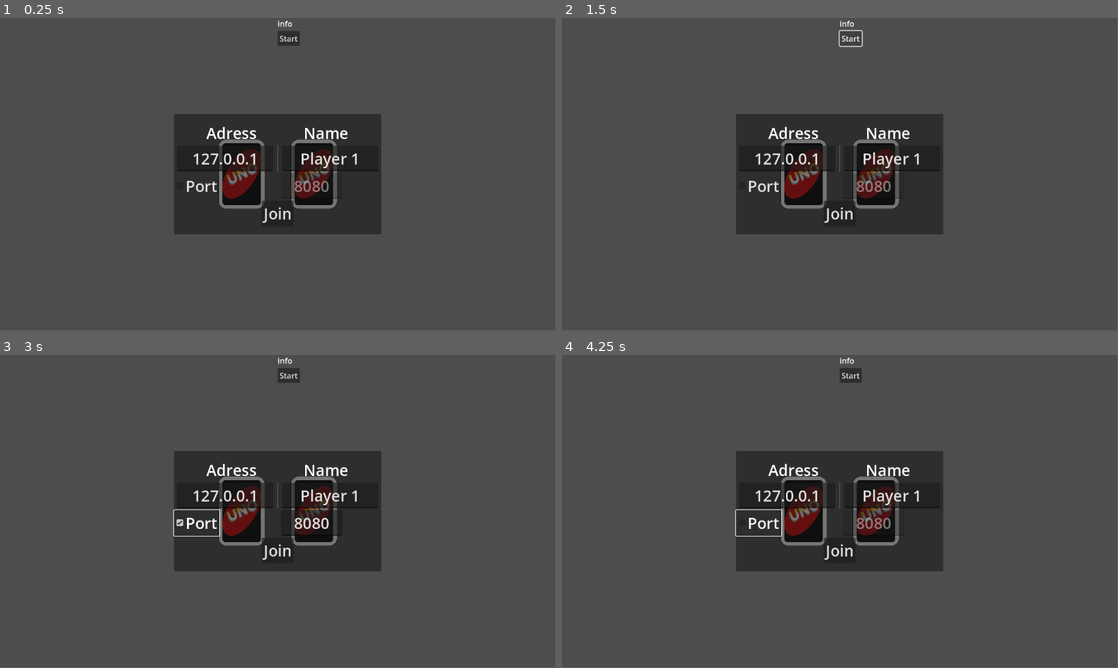
Above: before the commit, frames 1-4 (two rows, left to right).
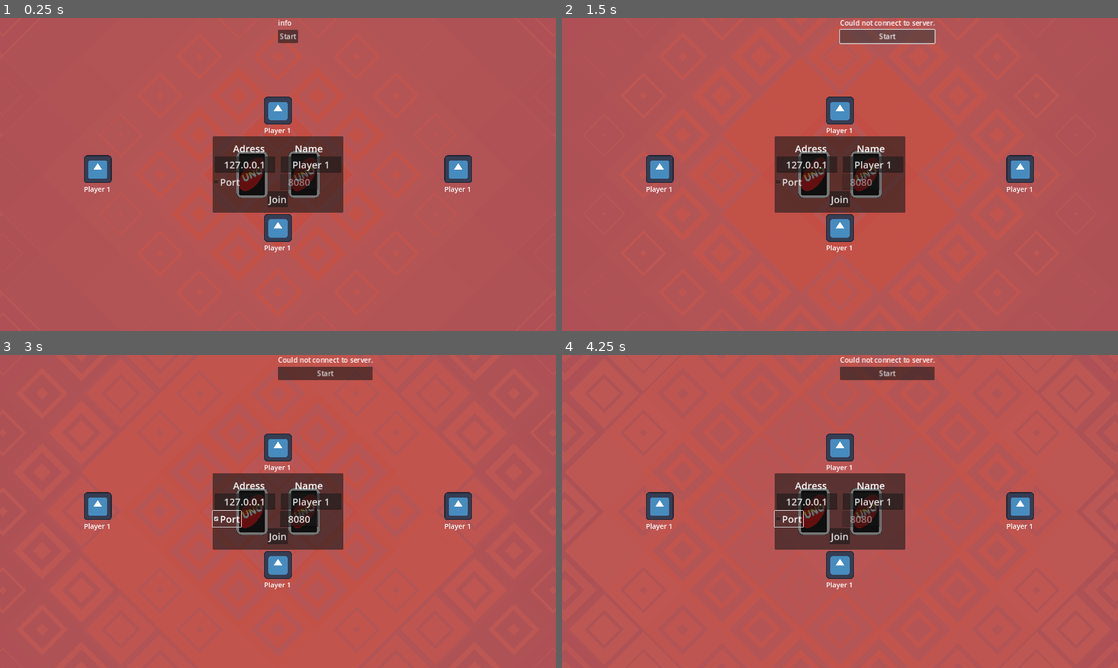
Above: after the commit, the same moments.

Repository: krunkske/Uno-Godot
Game: Godot game, scene res://scenes/main.tscn
Same seed, same stepped clock (60 frames per second), same inputs: the game is played once before the commit and once after it. The engine's default icon, where the game draws it, is replaced by a stand-in: a white triangle on a blue panel in a dark square.
Inputs:
- Up to frame 1 (0.25 s): no input
- Up to frame 2 (1.5 s): click "Join" at 0.5 s; click "Start" at 1.25 s
- Up to frame 3 (3 s): click "Start" at 2 s; click "Port" at 2.75 s
- Up to frame 4 (4.25 s): click "Port" at 3.5 s
In our replay, the window is 799x449 before the commit and 800x450 after it. These sizes can differ from the game's own. Grey fills any space a smaller window leaves; there, only what the larger window draws over its background counts as a difference.

The runs differ from the first frame. In frame 1, 98% of the frame differs, in the area x 0-100%, y 0-100%; in frame 2, 98%; in frame 3, 98%; in frame 4, 98%.
Error before the commit: Invalid access to property or key 'top_gui' on a base object of type 'Node (Aload.gd)'. (res://scripts/singe_scripts/lobby_ui.gd:32)

Commit message:
first web build and functional game

Diff:
--- /dev/null
+++ b/uno/assets/shaders/background.gdshader
@@ -0,0 +1,38 @@
+shader_type canvas_item;
+
+void fragment() {
+    float aspect = (1.0 / SCREEN_PIXEL_SIZE).y / (1.0 / SCREEN_PIXEL_SIZE).x;
+    float value;
+    vec2 uv = FRAGCOORD.xy.xy / (1.0 / SCREEN_PIXEL_SIZE).x;
+    uv -= vec2(0.5, 0.5 * aspect);
+
+    float rot = radians(45.0);
+    float s = sin(rot);
+    float c = cos(rot);
+
+    float newX = uv.x * c - uv.y * s;
+    float newY = uv.x * s + uv.y * c;
+
+    uv = vec2(newX, newY);
+
+    uv += vec2(0.5, 0.5 * aspect);
+    uv.y += 0.5 * (1.0 - aspect);
+
+    vec2 pos = 10.0 * uv;
+    vec2 rep = fract(pos);
+    float dist = 2.0 * min(min(rep.x, 1.0 - rep.x), min(rep.y, 1.0 - rep.y));
+    float squareDist = length((floor(pos) + vec2(0.5)) - vec2(5.0));
+
+    float edge = sin(TIME/2.0 - squareDist * 0.5) * 0.5 + 0.5;
+    edge = (TIME/2.0 - squareDist * 0.5) * 0.5;
+    edge = 2.0 * fract(edge * 0.5);
+
+    value = fract(dist * 2.0);
+    value = mix(value, 1.0 - value, step(1.0, edge));
+    edge = pow(abs(1.0 - edge), 2.0);
+    value = smoothstep(edge - 0.05, edge, 0.95 * value);
+    value += squareDist * 0.2;
+
+    COLOR = mix(vec4(1.0, 1.0, 1.0, 1.0), vec4(0.5, 0.75, 1.0, 1.0), value);
+    COLOR.a = 0.1 * clamp(value, 0.0, 1.0);
+}
--- a/uno/project.godot
+++ b/uno/project.godot
@@ -23,7 +23,11 @@
 
 [display]
 
+window/size/viewport_width=1280
+window/size/viewport_height=720
 window/size/resizable=false
+window/stretch/mode="canvas_items"
+window/stretch/aspect="expand"
 
 [input]
 
@@ -36,3 +40,8 @@
 [layer_names]
 
 2d_render/layer_2="focused_card"
+
+[rendering]
+
+renderer/rendering_method="gl_compatibility"
+renderer/rendering_method.mobile="gl_compatibility"
--- a/uno/scenes/main.tscn
+++ b/uno/scenes/main.tscn
@@ -1,43 +1,75 @@
-[gd_scene load_steps=8 format=3 uid="uid://mavmups1w1rr"]
+[gd_scene load_steps=13 format=3 uid="uid://mavmups1w1rr"]
 
 [ext_resource type="Script" path="res://scripts/main_scripts/main.gd" id="1_lwx3j"]
+[ext_resource type="Shader" path="res://assets/shaders/background.gdshader" id="2_a1og4"]
 [ext_resource type="PackedScene" uid="uid://w4k43bp3ecot" path="res://scenes/pile_up.tscn" id="2_fsj4h"]
 [ext_resource type="PackedScene" uid="uid://bqgxagm81ux1" path="res://scenes/pile_down.tscn" id="2_t8fnk"]
 [ext_resource type="PackedScene" uid="uid://bxp7oom05334p" path="res://scenes/player_deck.tscn" id="2_uhpk0"]
+[ext_resource type="PackedScene" uid="uid://k8dpwqw0blmc" path="res://scenes/win_screen.tscn" id="5_gwy4j"]
 [ext_resource type="PackedScene" uid="uid://c0pm8x4sewfic" path="res://scenes/lobby_ui.tscn" id="5_r7eh0"]
 [ext_resource type="PackedScene" uid="uid://bjktxdg7x3ico" path="res://scenes/info_gui.tscn" id="6_25lth"]
 [ext_resource type="PackedScene" uid="uid://p5mjswomuwe4" path="res://scenes/color_switch_menu.tscn" id="7_t7xh8"]
+[ext_resource type="PackedScene" uid="uid://bd41hcfe6l32x" path="res://scenes/ui/player_icon.tscn" id="10_olps8"]
+
+[sub_resource type="ShaderMaterial" id="ShaderMaterial_hyl6w"]
+shader = ExtResource("2_a1og4")
+
+[sub_resource type="CanvasTexture" id="CanvasTexture_11rs5"]
 
 [node name="main" type="Node"]
 script = ExtResource("1_lwx3j")
 
+[node name="ColorRect" type="ColorRect" parent="."]
+anchors_preset = 15
+anchor_right = 1.0
+anchor_bottom = 1.0
+grow_horizontal = 2
+grow_vertical = 2
+color = Color(1, 0.298039, 0.239216, 0.654902)
+
+[node name="TextureRect" type="TextureRect" parent="."]
+material = SubResource("ShaderMaterial_hyl6w")
+anchors_preset = 15
+anchor_right = 1.0
+anchor_bottom = 1.0
+grow_horizontal = 2
+grow_vertical = 2
+texture = SubResource("CanvasTexture_11rs5")
+
 [node name="player1_deck" parent="." instance=ExtResource("2_uhpk0")]
 position = Vector2(609, 537)
+scale = Vector2(0.3, 0.3)
 my_cards = true
 
 [node name="player2_deck" parent="." instance=ExtResource("2_uhpk0")]
 position = Vector2(119, 302)
 rotation = 1.57607
+scale = Vector2(0.3, 0.3)
 
 [node name="player3_deck" parent="." instance=ExtResource("2_uhpk0")]
 position = Vector2(601, 98)
 rotation = -1.55882
+scale = Vector2(0.3, 0.3)
 
 [node name="player4_deck" parent="." instance=ExtResource("2_uhpk0")]
 position = Vector2(993, 327)
 rotation = -3.12565
+scale = Vector2(0.3, 0.3)
 
 [node name="pile_down" parent="." instance=ExtResource("2_t8fnk")]
 position = Vector2(550, 293)
-scale = Vector2(0.4, 0.4)
+scale = Vector2(0.3, 0.3)
 
 [node name="pile_up" parent="." instance=ExtResource("2_fsj4h")]
 position = Vector2(678, 293)
-scale = Vector2(0.4, 0.4)
+scale = Vector2(0.3, 0.3)
 
 [node name="GUI" type="Node" parent="."]
 
+[node name="win_screen" parent="GUI" instance=ExtResource("5_gwy4j")]
+
 [node name="lobby_UI" parent="GUI" instance=ExtResource("5_r7eh0")]
+scale = Vector2(0.7, 0.7)
 
 [node name="info_gui" parent="GUI" instance=ExtResource("6_25lth")]
 anchors_preset = 5
@@ -46,3 +78,17 @@
 grow_horizontal = 2
 
 [node name="color_switch_menu" parent="GUI" instance=ExtResource("7_t7xh8")]
+
+[node name="player_icons" type="Node" parent="."]
+
+[node name="player_icon1" parent="player_icons" instance=ExtResource("10_olps8")]
+
+[node name="player_icon2" parent="player_icons" instance=ExtResource("10_olps8")]
+
+[node name="player_icon3" parent="player_icons" instance=ExtResource("10_olps8")]
+
+[node name="player_icon4" parent="player_icons" instance=ExtResource("10_olps8")]
+offset_left = 599.0
+offset_top = 433.0
+offset_right = 599.28
+offset_bottom = 432.72
--- /dev/null
+++ b/uno/scenes/ui/player_icon.tscn
@@ -0,0 +1,44 @@
+[gd_scene load_steps=4 format=3 uid="uid://bd41hcfe6l32x"]
+
+[ext_resource type="Theme" uid="uid://bmq24vi5uw0mq" path="res://assets/themes/default_theme.tres" id="1_flu8s"]
+[ext_resource type="Texture2D" uid="uid://bdttxj8u0w3jw" path="res://icon.svg" id="2_7hk7n"]
+[ext_resource type="Script" path="res://scripts/singe_scripts/player_icon.gd" id="2_lnhiq"]
+
+[node name="player_icon" type="Control"]
+layout_mode = 3
+anchors_preset = 8
+anchor_left = 0.5
+anchor_top = 0.5
+anchor_right = 0.5
+anchor_bottom = 0.5
+offset_top = -0.940002
+offset_bottom = 0.940002
+grow_horizontal = 2
+grow_vertical = 2
+scale = Vector2(0.5, 0.5)
+size_flags_horizontal = 4
+size_flags_vertical = 4
+theme = ExtResource("1_flu8s")
+script = ExtResource("2_lnhiq")
+
+[node name="VBoxContainer" type="VBoxContainer" parent="."]
+layout_mode = 1
+anchors_preset = 8
+anchor_left = 0.5
+anchor_top = 0.5
+anchor_right = 0.5
+anchor_bottom = 0.5
+offset_left = -64.0
+offset_top = -88.5
+offset_right = 64.0
+offset_bottom = 88.5
+grow_horizontal = 2
+grow_vertical = 2
+
+[node name="icon" type="TextureRect" parent="VBoxContainer"]
+layout_mode = 2
+texture = ExtResource("2_7hk7n")
+
+[node name="username" type="Label" parent="VBoxContainer"]
+layout_mode = 2
+text = "Player 1"
--- /dev/null
+++ b/uno/scenes/win_screen.tscn
@@ -0,0 +1,35 @@
+[gd_scene load_steps=3 format=3 uid="uid://k8dpwqw0blmc"]
+
+[ext_resource type="Theme" uid="uid://bmq24vi5uw0mq" path="res://assets/themes/default_theme.tres" id="1_60grr"]
+[ext_resource type="Script" path="res://scripts/singe_scripts/color_switch_menu.gd" id="1_h357q"]
+
+[node name="win_screen" type="Control"]
+layout_mode = 3
+anchors_preset = 8
+anchor_left = 0.5
+anchor_top = 0.5
+anchor_right = 0.5
+anchor_bottom = 0.5
+grow_horizontal = 2
+grow_vertical = 2
+pivot_offset = Vector2(100, 50)
+size_flags_horizontal = 4
+script = ExtResource("1_h357q")
+
+[node name="VBoxContainer" type="VBoxContainer" parent="."]
+layout_mode = 0
+offset_right = 40.0
+offset_bottom = 40.0
+theme = ExtResource("1_60grr")
+alignment = 1
+
+[node name="Label" type="Label" parent="VBoxContainer"]
+layout_mode = 2
+text = "You won"
+horizontal_alignment = 1
+
+[node name="main_menu" type="Button" parent="VBoxContainer"]
+layout_mode = 2
+text = "Main Menu"
+
+[connection signal="pressed" from="VBoxContainer/main_menu" to="." method="_on_main_menu_pressed"]
--- a/uno/scripts/main_scripts/Aload.gd
+++ b/uno/scripts/main_scripts/Aload.gd
@@ -6,8 +6,10 @@
 
 @onready var gui_node = main.get_node("GUI")
 @onready var info_gui = gui_node.get_node("info_gui")
+@onready var lobby_ui = gui_node.get_node("lobby_UI")
 @onready var info_node = info_gui.get_node("VBoxContainer").get_node("info")
 @onready var color_switch_menu = gui_node.get_node("color_switch_menu")
+@onready var win_screen = gui_node.get_node("win_screen")
 
 #server and client node
 @onready var server_node = null
@@ -28,3 +30,10 @@
 #multiplayer stuff
 @onready var authorized = 1
 @onready var headless = false
+
+func reset():
+	color_switch_menu.set_visible(false)
+	lobby_ui.set_visible(true)
+	multiplayer.multiplayer_peer = null
+	authorized = 1
+	current_focussed_card = null
--- a/uno/scripts/main_scripts/main.gd
+++ b/uno/scripts/main_scripts/main.gd
@@ -9,14 +9,14 @@
 		Lobby.create_server()
 	else:
 		screen_size = get_viewport().get_visible_rect().size
-		$pile_up.position = Vector2(screen_size.x/2+75, screen_size.y/2)
-		$pile_down.position = Vector2(screen_size.x/2-75, screen_size.y/2)
+		$pile_up.position = Vector2(screen_size.x/2+60, screen_size.y/2)
+		$pile_down.position = Vector2(screen_size.x/2-60, screen_size.y/2)
 
-		$player1_deck.position = Vector2(screen_size.x/2, screen_size.y - 150)
+		$player1_deck.position = Vector2(screen_size.x/2, screen_size.y - 125)
 		$player1_deck.rotation_degrees = 0
-		$player2_deck.position = Vector2(150, screen_size.y/2)
+		$player2_deck.position = Vector2(125, screen_size.y/2)
 		$player2_deck.rotation_degrees = 90
-		$player3_deck.position = Vector2(screen_size.x/2, 150)
+		$player3_deck.position = Vector2(screen_size.x/2, 125)
 		$player3_deck.rotation_degrees = 180
-		$player4_deck.position = Vector2(screen_size.x - 150, screen_size.y/2)
+		$player4_deck.position = Vector2(screen_size.x - 125, screen_size.y/2)
 		$player4_deck.rotation_degrees = -90
--- a/uno/scripts/multiplayer/client.gd
+++ b/uno/scripts/multiplayer/client.gd
@@ -4,6 +4,8 @@
 var player_order = []
 var player_decks = []
 var my_cards = [] #[vector2i(0, 2), vector2i(2, 6), ...] example
+
+var prev_icon = null
 
 var current_player_pos = 0
 
@@ -25,6 +27,25 @@
 			Aload.decks[i + 1].add_card(Vector2i(0, 4))
 
 	assing_player_decks()
+
+	var index = 0
+	var other_index = 0
+
+	for i in player_decks:
+		match i.name:
+			"player1_deck":
+				other_index = 0
+			"player2_deck":
+				other_index = 1
+			"player3_deck":
+				other_index = 2
+			"player4_deck":
+				other_index = 3
+
+		for j in playerNames:
+			if j.id == player_order[other_index]:
+				Aload.main.get_node("player_icons").get_node("player_icon" + str(other_index + 1)).get_node("VBoxContainer").get_node("username").text = j.name
+		index += 1
 
 func assing_player_decks():
 	for i in player_order:
@@ -53,6 +74,37 @@
 		player_decks[position] = Aload.decks[other_index]
 
 		other_index += 1
+
+@rpc("authority", "call_remote", "reliable")
+func recieve_next_player_turn(index):
+	var deckName = player_decks[index].name
+	if prev_icon != null:
+		prev_icon.bop_out()
+	match deckName:
+		"player1_deck":
+			Aload.main.get_node("player_icons").get_node("player_icon1").bop_in()
+			prev_icon = Aload.main.get_node("player_icons").get_node("player_icon1")
+		"player2_deck":
+			Aload.main.get_node("player_icons").get_node("player_icon2").bop_in()
+			prev_icon = Aload.main.get_node("player_icons").get_node("player_icon2")
+		"player3_deck":
+			Aload.main.get_node("player_icons").get_node("player_icon3").bop_in()
+			prev_icon = Aload.main.get_node("player_icons").get_node("player_icon3")
+		"player4_deck":
+			Aload.main.get_node("player_icons").get_node("player_icon4").bop_in()
+			prev_icon = Aload.main.get_node("player_icons").get_node("player_icon4")
+
+
+@rpc("authority", "call_local", "reliable")
+func win_or_lose(id):
+	var Uname
+	for username in playerNames:
+			if username.id == id:
+				Uname = username.name
+	if id == multiplayer.get_unique_id():
+		Aload.win_screen.win_or_lose(Uname, true)
+	else:
+		Aload.win_screen.win_or_lose(Uname, false)
 
 @rpc("authority", "call_local", "reliable")
 func sync_cards(player_id, cards):
--- a/uno/scripts/multiplayer/lobby.gd
+++ b/uno/scripts/multiplayer/lobby.gd
@@ -26,7 +26,7 @@
 
 func create_client(ip_address):
 	if ip_address == "" or OS.get_name() == "Web":
-		ip_address = "FILL IN LATER"
+		ip_address = "wss://1238900430327517204.discordsays.com/server"
 	else:
 		ip_address = ip_address + ":" + str(PORT)
 
@@ -94,10 +94,10 @@
 		print(str(_id) + " disconnected")
 		connected -= 1
 		var counter = 0
-		for i in Aload.players:
+		for i in Aload.server_node.playerNames:
 			if i.id == _id:
-				Aload.players.pop_at(counter)
-				print(Aload.players)
+				Aload.server_node.playerNames.pop_at(counter)
+				print(Aload.server_node.playerNames)
 				return
 			counter += 1
 
--- a/uno/scripts/multiplayer/server.gd
+++ b/uno/scripts/multiplayer/server.gd
@@ -38,6 +38,7 @@
 	for player in player_cards:
 		Aload.client_node.start_game.rpc_id(player.id, player.cards, mid_pile[-1], player_order)
 	current_player_pos = 0
+	Aload.client_node.recieve_next_player_turn.rpc(current_player_pos)
 	current_player_id = player_order[0]
 
 
@@ -72,11 +73,12 @@
 		for cards in player_cards:
 			if cards.id == multiplayer.get_remote_sender_id():
 				if card_valid(cards.cards[index]):
+					mid_pile.append(cards.cards[index])
 					special_att(cards.cards[index], color)
-					mid_pile.append(cards.cards[index])
 					Aload.client_node.played_card.rpc(cards.id, cards.cards[index])
 					cards.cards.pop_at(index)
 					current_player_pos = next_player_turn()
+					check_for_win()
 
 @rpc("any_peer", "call_remote", "reliable")
 func ask_for_card():
@@ -85,10 +87,18 @@
 		for i in player_cards:
 			if i.id == multiplayer.get_remote_sender_id():
 				i.cards.append(card)
-		Aload.client_node.recieve_cards.rpc_id(multiplayer.get_remote_sender_id(), multiplayer.get_remote_sender_id(), [card])
+		Aload.client_node.recieve_cards.rpc_id(multiplayer.get_remote_sender_id(), [card])
 
 		Aload.client_node.sync_cards.rpc(multiplayer.get_remote_sender_id(), [Vector2i(0, 4)])
 		current_player_pos = next_player_turn()
+		check_for_win()
+
+
+func check_for_win():
+	Aload.client_node.recieve_next_player_turn.rpc(current_player_pos)
+	for player in player_cards:
+		if player.cards == []:
+			Aload.client_node.win_or_lose.rpc(player.id)
 
 func next_player_turn():
 	var skip = 1
@@ -122,15 +132,23 @@
 		change_color(color)
 
 func change_color(color):
+	print(color)
 	match color:
 		"red":
 			mid_pile[-1] = Vector2i(13, red)
+			print("changed to red")
 		"yellow":
 			mid_pile[-1] = Vector2i(13, yellow)
+			print("changed to yellow")
 		"green":
 			mid_pile[-1] = Vector2i(13, green)
+			print("changed to green")
 		"blue":
 			mid_pile[-1] = Vector2i(13, blue)
+			print("changed to blue")
+		_:
+			print("no color found!!!!!")
+	print(mid_pile[-1])
 
 func change_direction():
 	if not direction_switched:
@@ -154,6 +172,9 @@
 
 func card_valid(card_type):
 	var current_card = mid_pile[-1]
+	print(current_card)
+	print(card_type.x)
+	print(card_type.y)
 	if card_type.x <= 12 and card_type.y == current_card.y:
 		return true
 	elif card_type.x == current_card.x:
--- /dev/null
+++ b/uno/scripts/singe_scripts/color_switch_menu.gd
@@ -0,0 +1,23 @@
+extends Control
+
+
+# Called when the node enters the scene tree for the first time.
+func _ready() -> void:
+	self.hide()
+
+
+# Called every frame. 'delta' is the elapsed time since the previous frame.
+func _process(delta: float) -> void:
+	pass
+
+func win_or_lose(username, won):
+	self.set_visible(true)
+	if won:
+		$VBoxContainer/Label.text = "You won!"
+	else:
+		$VBoxContainer/Label.text = str(username) + " won!"
+
+
+func _on_main_menu_pressed() -> void:
+	self.set_visible(false)
+	Aload.reset()
--- a/uno/scripts/singe_scripts/lobby_ui.gd
+++ b/uno/scripts/singe_scripts/lobby_ui.gd
@@ -29,7 +29,7 @@
 	if $"Panel/VBoxContainer/HBoxContainer2/ip-adress".get_text():
 		Lobby.playerName = $Panel/VBoxContainer/HBoxContainer2/name.get_text()
 		if not Lobby.create_client($"Panel/VBoxContainer/HBoxContainer2/ip-adress".get_text()):
-			Aload.top_gui.get_node("Label").set_text("Could not connect to server.")
+			Aload.info_node.set_text("Could not connect to server.")
 		else:
 			create_tweens()
 
--- a/uno/scripts/singe_scripts/player_deck.gd
+++ b/uno/scripts/singe_scripts/player_deck.gd
@@ -6,16 +6,24 @@
 # Called when the node enters the scene tree for the first time.
 func _ready() -> void:
 	if my_cards:
-		for i in self.get_children():
+		for i in get_cards():
 			i.my_card = true
 	else:
-		for i in self.get_children():
+		for i in get_cards():
 			i.set_frame_coords(Vector2i(0, 4))
 
 
 # Called every frame. 'delta' is the elapsed time since the previous frame.
 func _process(delta: float) -> void:
 	pass
+
+func get_cards():
+	var children = self.get_children()
+	var return_children = []
+	for child in children:
+		if not child.is_in_group("non_cards"):
+			return_children.append(child)
+	return return_children
 
 func add_card(type):
 	var card = crad_scene.instantiate()
@@ -27,20 +35,21 @@
 	rearrange_cards()
 
 func remove_card(index, type):
-	var cards = self.get_children()
+	var cards = get_cards()
 	var Index = 0
 	for card in cards:
-		if index == Index:
-			card.go_to_middle()
-			card.set_frame_coords(type)
-			card.reparent(Aload.pile_up)
-			rearrange_cards()
-			return
-		Index += 1
+		if not card.is_in_group("non_cards"):
+			if index == Index:
+				card.go_to_middle()
+				card.set_frame_coords(type)
+				card.reparent(Aload.pile_up)
+				rearrange_cards()
+				return
+			Index += 1
 
 
 func rearrange_cards():
-	var cards = self.get_children()
+	var cards = get_cards()
 	var card_len = len(cards)
 	var tweens_move = []
 	var tweens_rotate = []
--- /dev/null
+++ b/uno/scripts/singe_scripts/player_icon.gd
@@ -0,0 +1,37 @@
+extends Control
+
+var screen_size
+var tween
+
+# Called when the node enters the scene tree for the first time.
+func _ready() -> void:
+	screen_size = get_viewport().get_visible_rect().size
+	match name:
+		"player_icon1":
+			global_position = Vector2(screen_size.x/2, screen_size.y - 225)
+		"player_icon2":
+			global_position = Vector2(225, screen_size.y/2)
+		"player_icon3":
+			global_position = Vector2(screen_size.x/2, 225)
+		"player_icon4":
+			global_position = Vector2(screen_size.x - 225, screen_size.y/2)
+
+
+# Called every frame. 'delta' is the elapsed time since the previous frame.
+func _process(delta: float) -> void:
+	pass
+
+func bop_in():
+	if tween:
+		tween.kill()
+	tween = get_tree().create_tween()
+	tween.set_trans(Tween.TRANS_ELASTIC)
+	tween.tween_property(self, "scale", Vector2(0.6, 0.6), 0.5)
+
+
+func bop_out():
+	if tween:
+		tween.kill()
+	tween = get_tree().create_tween()
+	tween.set_trans(Tween.TRANS_LINEAR)
+	tween.tween_property(self, "scale", Vector2(0.5,0.5), 0.5)
Not shown, added: uno/export/web/index.apple-touch-icon.png.import
Not shown, added: uno/export/web/index.icon.png.import
Not shown, added: uno/export/web/index.png.import
Not shown, added: uno/export/linux_server_x86/uno_server.pck
Not shown, added: uno/export/linux_server_x86/uno_server.sh
Not shown, added: uno/export/linux_server_x86/uno_server.x86_64
Not shown, added: uno/export/web/index.apple-touch-icon.png
Not shown, added: uno/export/web/index.audio.worklet.js
Not shown, added: uno/export/web/index.icon.png
Not shown, added: uno/export/web/index.pck
Not shown, added: uno/export/web/index.png
Not shown, added: uno/export/web/index.wasm
